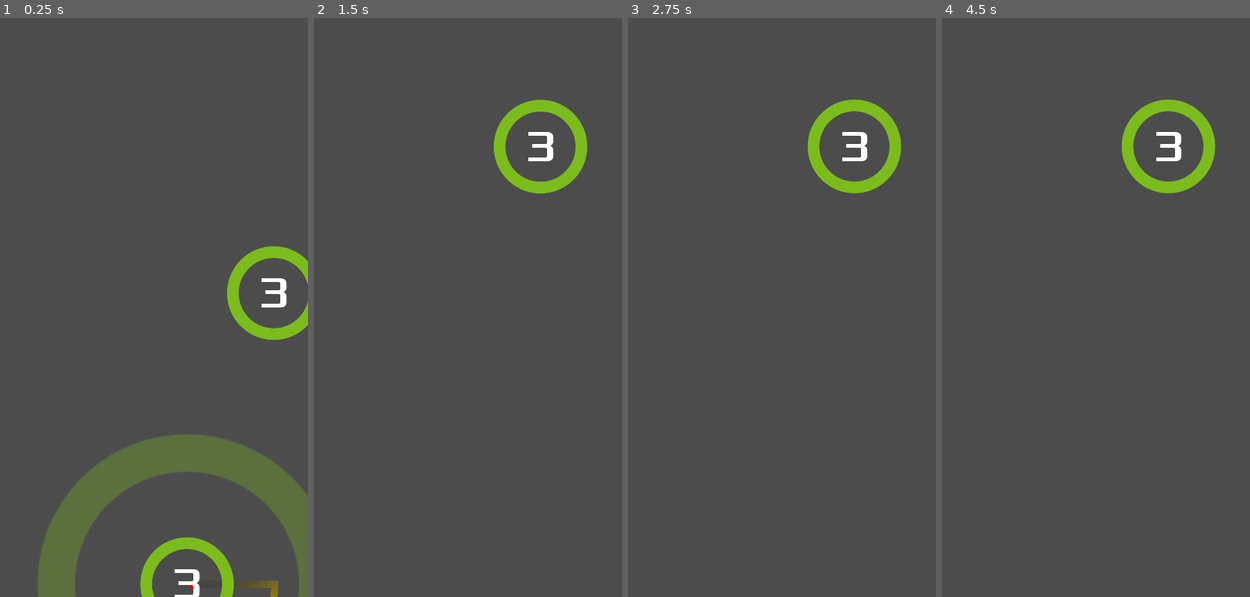
Above: before the commit, frames 1-4 (left to right).
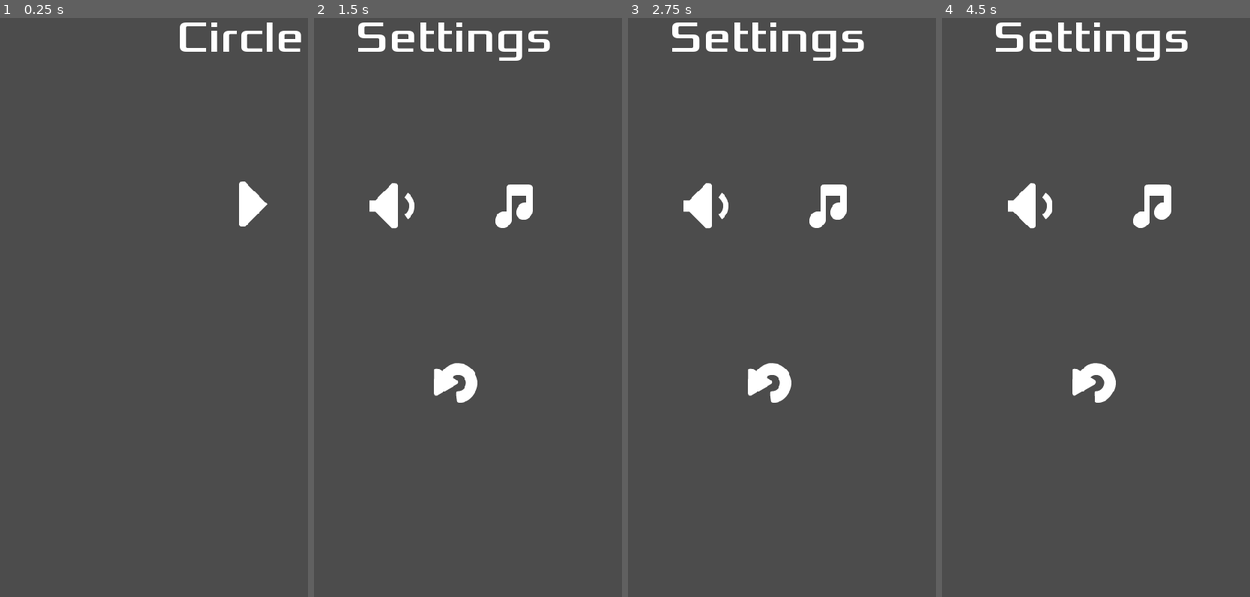
Above: after the commit, the same moments.

Repository: BoontonHighSchool/Circle-Jump
Game: Godot game, scene res://Main.tscn
Same seed, same stepped clock (60 frames per second), same inputs: the game is played once before the commit and once after it.
Inputs (mouse positions are in pixels of both pictures, inside the frame that each line leads up to):
- Up to frame 1 (0.25 s): no input
- Up to frame 2 (1.5 s): click (514, 203) at 0.52 s; click (566, 203) at 1.27 s
- Up to frame 3 (2.75 s): click (828, 203) at 2.02 s
- Up to frame 4 (4.5 s): click (1080, 382) at 2.77 s; click (1194, 203) at 3.52 s; click (1080, 382) at 4.27 s

The runs differ from the first frame. In frame 1, 12% of the frame differs, in the area x 12-100%, y 0-100%; in frame 2, 4.9%; in frame 3, 4.9%; in frame 4, 4.8%.

Commit message:
Added Menu Screens

Diff:
--- a/Main.gd
+++ b/Main.gd
@@ -7,7 +7,6 @@
 
 func _ready():
 	randomize()
-	new_game()
 
 func new_game():
 	$Camera2D.position = $StartPosition.position
@@ -15,6 +14,7 @@
 	player.position = $StartPosition.position
 	add_child(player)
 	player.connect("captured", self, "_on_Jumper_captured")
+	player.connect("died", self, "_on_Jumper_died")
 	spawn_circle($StartPosition.position)
 
 func spawn_circle(_position = null):
@@ -30,3 +30,7 @@
 	$Camera2D.position = object.position
 	object.capture(player)
 	call_deferred("spawn_circle")
+
+func _on_Jumper_died():
+	get_tree().call_group("circles", "implode")
+	$Screens.game_over()
--- a/Main.tscn
+++ b/Main.tscn
@@ -1,14 +1,20 @@
-[gd_scene load_steps=2 format=2]
+[gd_scene load_steps=3 format=2]
 
 [ext_resource path="res://Main.gd" type="Script" id=1]
+[ext_resource path="res://gui/Screens.tscn" type="PackedScene" id=2]
 
 [node name="Main" type="Node2D"]
 script = ExtResource( 1 )
 
 [node name="StartPosition" type="Position2D" parent="."]
-position = Vector2( 249, 770 )
+position = Vector2( 3, 9 )
 
 [node name="Camera2D" type="Camera2D" parent="."]
+position = Vector2( 246, 631 )
 offset = Vector2( 0, -200 )
 current = true
 smoothing_enabled = true
+
+[node name="Screens" parent="." instance=ExtResource( 2 )]
+
+[connection signal="start_game" from="Screens" to="." method="new_game"]
--- /dev/null
+++ b/gui/Screens.gd
@@ -0,0 +1,37 @@
+extends Node
+
+signal start_game
+
+var current_screen = null
+
+func _ready():
+	register_buttons()
+	change_screen($TitleScreen)
+
+func register_buttons():
+	var buttons = get_tree().get_nodes_in_group("buttons")
+	for button in buttons:
+		button.connect("pressed", self, "_on_button_pressed", [button.name])
+
+func _on_button_pressed(name):
+	match name:
+		"Home":
+			change_screen($TitleScreen)
+		"Play":
+			change_screen(null)
+			yield(get_tree().create_timer(0.5), "timeout")
+			emit_signal("start_game")
+		"Settings":
+			change_screen($SettingsScreen)
+
+func change_screen(new_screen):
+	if current_screen:
+		current_screen.disappear()
+		yield(current_screen.tween, "tween_completed")
+	current_screen = new_screen
+	if new_screen:
+		current_screen.appear()
+		yield(current_screen.tween, "tween_completed")
+
+func game_over():
+	change_screen($GameOverScreen)
--- a/gui/Screens.tscn
+++ b/gui/Screens.tscn
@@ -1,10 +1,12 @@
-[gd_scene load_steps=4 format=2]
+[gd_scene load_steps=5 format=2]
 
 [ext_resource path="res://gui/TitleScreen.tscn" type="PackedScene" id=1]
 [ext_resource path="res://gui/SettingsScreen.tscn" type="PackedScene" id=2]
 [ext_resource path="res://gui/GameOverScreen.tscn" type="PackedScene" id=3]
+[ext_resource path="res://gui/Screens.gd" type="Script" id=4]
 
 [node name="Screens" type="Node"]
+script = ExtResource( 4 )
 
 [node name="TitleScreen" parent="." instance=ExtResource( 1 )]
 
--- a/objects/Circle.tscn
+++ b/objects/Circle.tscn
@@ -147,7 +147,7 @@
 size = 64
 font_data = ExtResource( 4 )
 
-[node name="Circle" type="Area2D"]
+[node name="Circle" type="Area2D" groups=["circles"]]
 script = ExtResource( 1 )
 
 [node name="Sprite" type="Sprite" parent="."]
--- a/objects/Jumper.gd
+++ b/objects/Jumper.gd
@@ -1,6 +1,8 @@
 extends Area2D
 
 signal captured
+signal died
+
 onready var trail = $Trail/Points
 var velocity = Vector2(100, 0)  # start value for testing
 var jump_speed = 1000
@@ -36,4 +38,5 @@
 
 func _on_VisibilityNotifier2D_screen_exited():
 	if !target:
+		emit_signal("died")
 		die()
